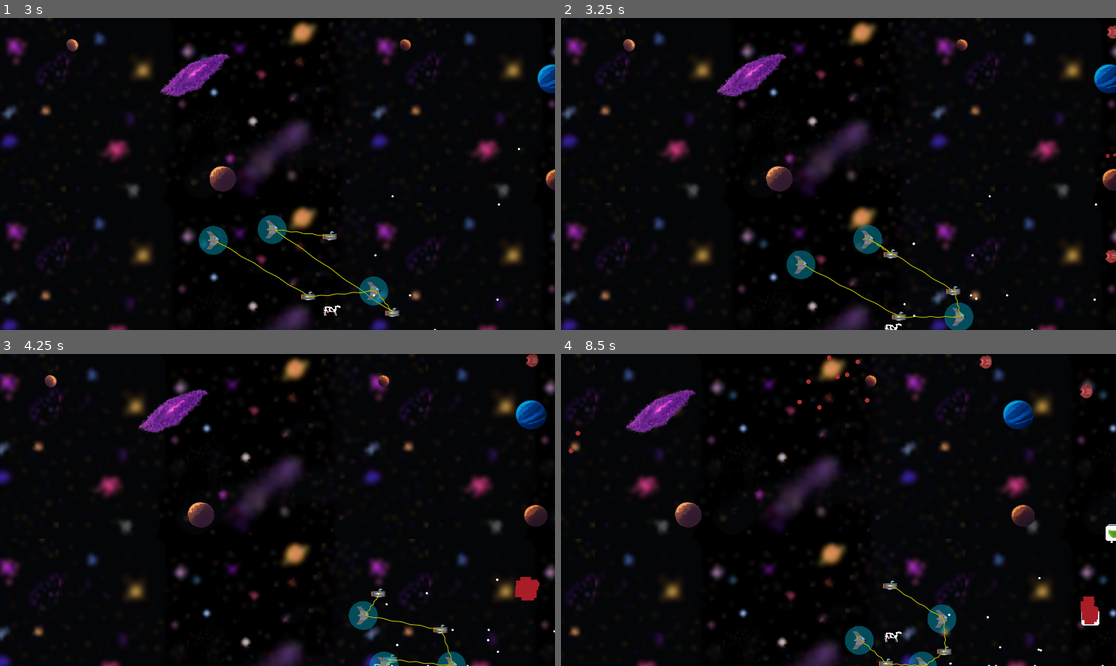
Above: before the commit, frames 1-4 (two rows, left to right).
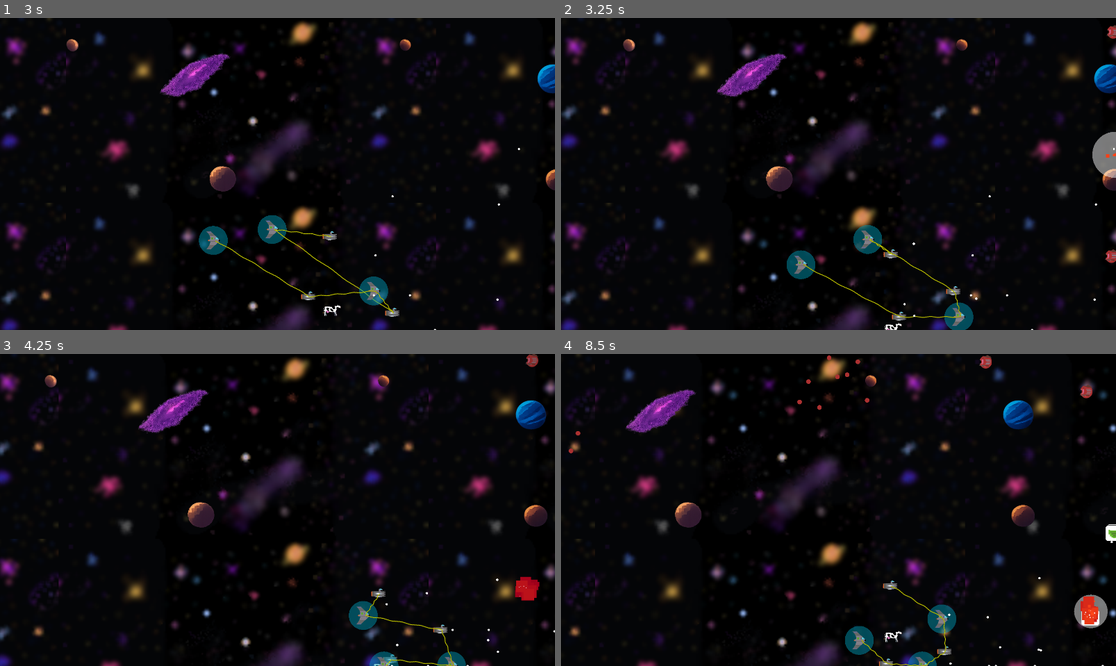
Above: after the commit, the same moments.

Repository: tfmertz/gamedevtv-jam-2026
Game: Godot game, scene res://scene/main.tscn
Same seed, same stepped clock (60 frames per second), same inputs: the game is played once before the commit and once after it.
Inputs:
- Up to frame 1 (3 s): click "START" at 0.5 s; click "START" at 1.25 s; tap Enter at 2 s; hold D (move_right) 2.03-2.78 s; tap F (cycle_formation) at 2.1 s; hold S (move_down) from 2.78 s (still down); tap R (cycle_spacing) at 2.85 s
- Up to frame 2 (3.25 s): keep holding S (move_down)
- Up to frame 3 (4.25 s): release S (move_down) at 3.53 s; hold D (move_right) from 3.53 s (still down); tap G (sort_ships) at 3.6 s
- Up to frame 4 (8.5 s): release D (move_right) at 4.28 s; hold W (move_up) 4.28-5.03 s; tap one key every 0.75 s from 4.35 s: 3 4 5 6 F (cycle_formation) R (cycle_spacing); hold A (move_left) 5.03-6.53 s; hold S (move_down) 6.53-7.28 s; hold D (move_right) 7.28-8.03 s; hold W (move_up) from 8.03 s (still down)

Frame 1 is identical in both runs. In frame 2, 0.5% of the frame differs, in the area x 95-100%, y 36-52%; in frame 3, less than 0.1%; in frame 4, 0.5%.

Commit message:
Add bullet vfx, tweak explosion

Diff:
--- a/scene/bullet.gd
+++ b/scene/bullet.gd
@@ -3,6 +3,8 @@
 # Cache node refs
 @onready var bullet_small_hitbox: CollisionShape2D = $bullet_small_hitbox
 @onready var bullet_large_hitbox: CollisionShape2D = $bullet_large_hitbox
+
+var bullet_explosion_vfx : PackedScene = preload("res://scene/bullet_explosion.tscn")
 
 var speed = 500
 enum BulletType {PLAYER, ENEMY_1, ENEMY_2} #to be set on call by level
@@ -59,10 +61,14 @@
 		area.take_damage(1)
 
 	# kill the bullet, on mask area hit
-	#TODO(tom) spawn VFX
+	var new_vfx = bullet_explosion_vfx.instantiate()
+	new_vfx.position = position
+	# TODO(tom) implement pooling
+	get_parent().add_child(new_vfx)
 	AudioManager.report_bullet_hit()
 	queue_free()
 
 # When bullets go out of view, delete them
 func _on_screen_exited() -> void:
+
 	queue_free()
--- /dev/null
+++ b/scene/bullet_explosion.tscn
@@ -0,0 +1,26 @@
+[gd_scene format=3 uid="uid://dtul8s0joq7cs"]
+
+[ext_resource type="Script" uid="uid://dcy84vejg5o3d" path="res://src/ship_explosion.gd" id="1_f25v3"]
+
+[sub_resource type="Curve" id="Curve_f25v3"]
+_data = [Vector2(0, 1), 0.0, 0.29050097, 0, 0, Vector2(1, 0), -1.6818453, 0.0, 0, 0]
+point_count = 2
+
+[node name="BulletExplosion" type="Node2D" unique_id=996494426]
+script = ExtResource("1_f25v3")
+
+[node name="CPUParticles2D" type="CPUParticles2D" parent="." unique_id=51787881]
+emitting = false
+amount = 5
+lifetime = 0.3
+one_shot = true
+explosiveness = 0.97
+randomness = 0.14
+direction = Vector2(0, 0)
+spread = 180.0
+gravity = Vector2(0, 0)
+initial_velocity_min = 75.0
+initial_velocity_max = 75.0
+scale_amount_min = 2.0
+scale_amount_max = 5.0
+scale_amount_curve = SubResource("Curve_f25v3")
--- a/scene/ship_explosion.tscn
+++ b/scene/ship_explosion.tscn
@@ -6,8 +6,14 @@
 _data = [Vector2(0, 0.22471917), 0.0, 0.0, 0, 0, Vector2(0.10548523, 1), 0.0, 0.0, 0, 0, Vector2(1, 0), 0.0, 0.0, 0, 0]
 point_count = 3
 
+[sub_resource type="Gradient" id="Gradient_x3108"]
+offsets = PackedFloat32Array(0, 0.3127962, 0.6066351, 0.8578199, 1)
+colors = PackedColorArray(0.9999997, 0.2830094, 0.09237703, 1, 0.6421697, 0, 0.1061903, 1, 0.5877486, 0, 0.097191125, 1, 0, 0, 0, 1, 0, 0, 0, 0)
+
 [node name="ShipExplosion" type="Node2D" unique_id=60562191]
 script = ExtResource("1_x3108")
+color = Color(1, 1, 1, 0.4745098)
+draw_shape = true
 
 [node name="Draw" type="Node2D" parent="." unique_id=1191501806]
 
@@ -27,4 +33,4 @@
 scale_amount_min = 20.0
 scale_amount_max = 50.0
 scale_amount_curve = SubResource("Curve_0njxy")
-color = Color(0.66261786, 0.113225974, 0.14748222, 1)
+color_ramp = SubResource("Gradient_x3108")
--- a/scene/test/tom_test_level.tscn
+++ b/scene/test/tom_test_level.tscn
@@ -3,6 +3,7 @@
 [ext_resource type="Script" uid="uid://co4dtuoeqqn0c" path="res://scene/test/tom_test_level.gd" id="1_4y81e"]
 [ext_resource type="PackedScene" uid="uid://i2bhoea50ibg" path="res://scene/bomber.tscn" id="2_ysgiw"]
 [ext_resource type="PackedScene" uid="uid://dyfe2xuytxb4s" path="res://src/tommy_gun.tscn" id="3_wpmb4"]
+[ext_resource type="PackedScene" uid="uid://7jwgo73kwtp0" path="res://scene/ship_explosion.tscn" id="4_eumky"]
 
 [node name="TomTestLevel" type="Node2D" unique_id=1564966178]
 script = ExtResource("1_4y81e")
@@ -16,4 +17,10 @@
 [node name="Bomber" parent="." unique_id=608566180 instance=ExtResource("2_ysgiw")]
 position = Vector2(1316, 444)
 
+[node name="ShipExplosion" parent="." unique_id=60562191 instance=ExtResource("4_eumky")]
+position = Vector2(507, 399)
+
+[node name="ShipExplosion2" parent="." unique_id=1904973732 instance=ExtResource("4_eumky")]
+position = Vector2(793, 265)
+
 [connection signal="timeout" from="Timer" to="." method="_on_timer_timeout"]
--- a/src/ship_explosion.gd
+++ b/src/ship_explosion.gd
@@ -2,18 +2,21 @@
 
 @export var color: Color = Color.WHITE
 @export var radius := 80
+@export var draw_shape := false
 
 @onready var cpu_particles_2d: CPUParticles2D = $CPUParticles2D
 
 func _ready() -> void:
 	var tween := create_tween()
-	tween.tween_property(self, "radius", 0.5, .5)
+	tween.tween_property(self, "radius", 0, .3)
 	# Start particles, TODO(tom) look into VFX pooling
 	cpu_particles_2d.emitting = true
 	cpu_particles_2d.finished.connect(queue_free)
 
 func _draw() -> void:
-	draw_circle(position, radius, color)
+	if draw_shape:
+		draw_circle(Vector2.ZERO, radius, color)
 
 func _process(delta: float) -> void:
-	queue_redraw()
+	if draw_shape:
+		queue_redraw()
